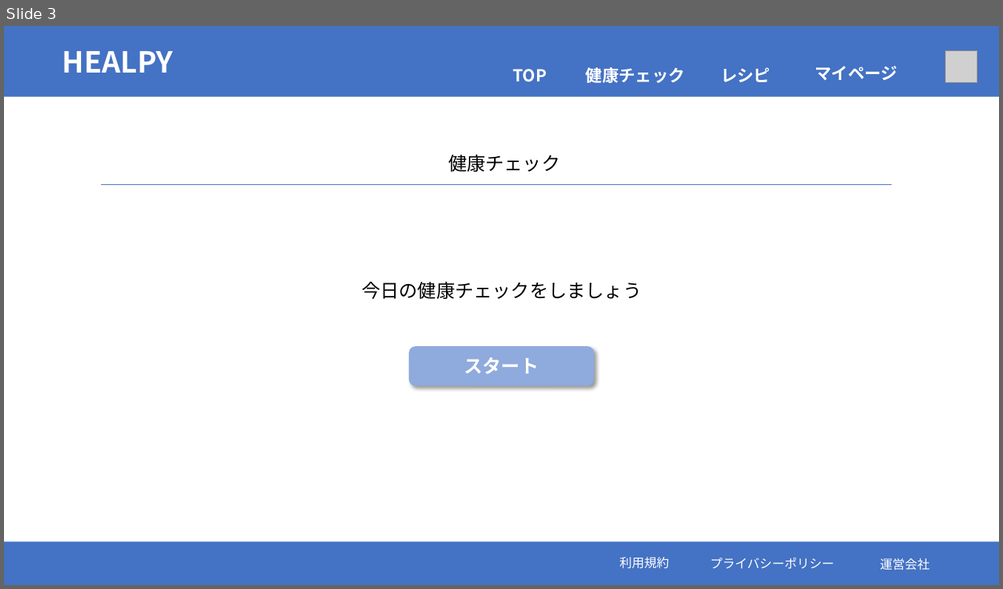
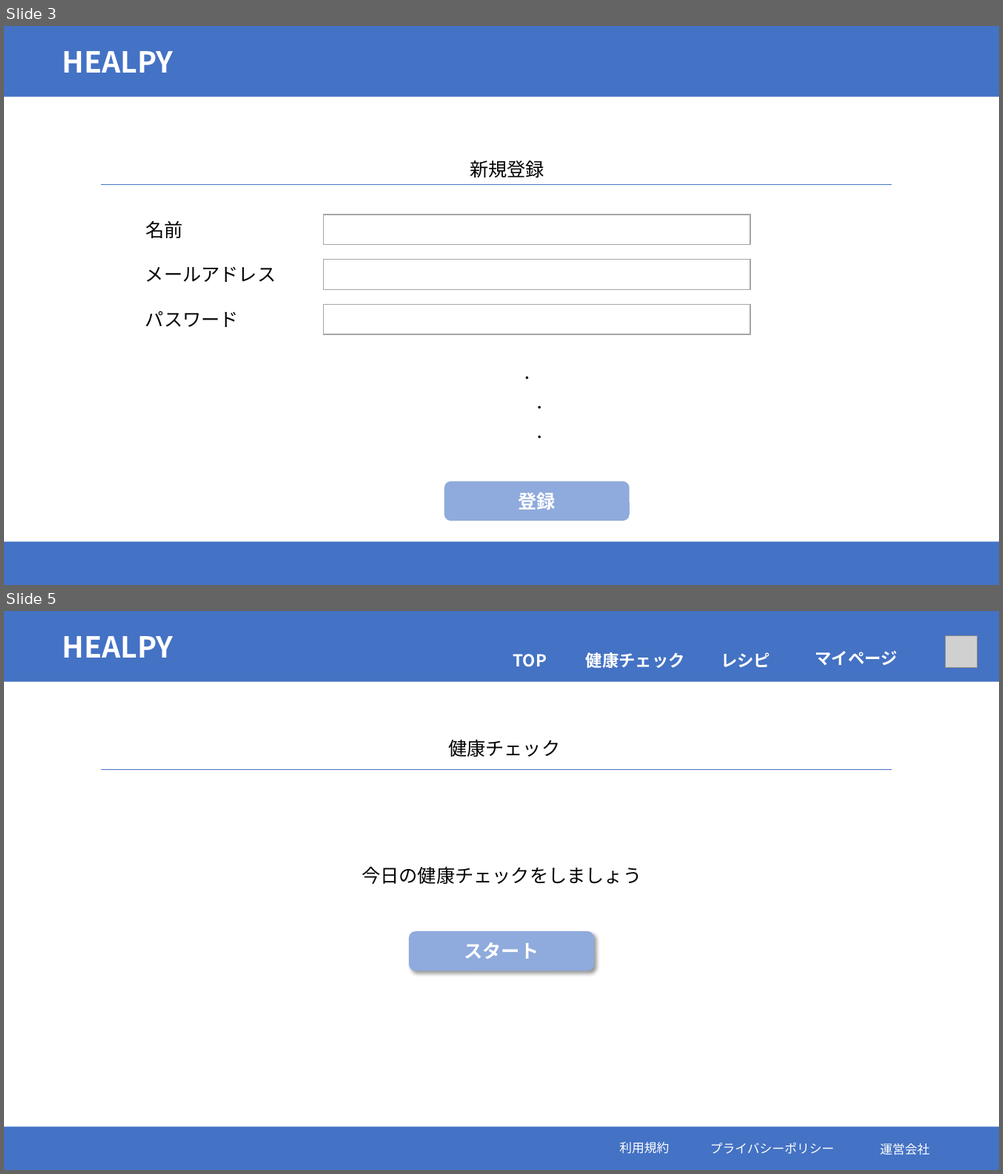
Before and after one commit to sss-sr2021/OTOME, a slide deck: 詳細設計/画面設計.pptx. Shown one above the other, each under a label of ours: slide 3 before the commit, slides 3 and 5 after it; the slides between them are not shown. The pictures are 1003x589 and 1003x1174 pixels, drawn with LibreOffice and Linux fonts; fonts in the diff are those of the drawing; grey boxes stand for pictures. Boxes give left, top, right and bottom in pixels: in the first picture for what was removed or moved away, otherwise in the second. Text is boxed around its words. In the diff, an @@ line names an element or a change of style, - is before the commit and + after.

```diff
--- a/詳細設計/画面設計.pptx
+++ b/詳細設計/画面設計.pptx
@@ slide 3 added at <box>4,26,999,585</box>, background #FFFFFF @@
@@ rectangle added at <box>4,26,999,97</box>, fill #4472C4 @@
@@ text added at <box>62,51,173,73</box>, 28 pt, text #FFFFFF, bold @@
+HEALPY
@@ text added at <box>469,160,544,178</box>, 18 pt, text #000000 @@
+新規登録
@@ line added from (101, 185) to (892, 185), #4472C4 0.5 pt @@
@@ text added at <box>145,221,182,238</box>, 18 pt, text #000000 @@
+名前
@@ rectangle added at <box>324,215,750,244</box>, fill #FFFFFF, outline #A5A5A5 1 pt @@
@@ text added at <box>145,266,276,282</box>, 18 pt, text #000000 @@
+メールアドレス
@@ rectangle added at <box>324,260,750,289</box>, fill #FFFFFF, outline #A5A5A5 1 pt @@
@@ text added at <box>145,311,239,327</box>, 18 pt, text #000000 @@
+パスワード
@@ rectangle added at <box>324,304,750,334</box>, fill #FFFFFF, outline #A5A5A5 1 pt @@
@@ text added at <box>521,377,546,439</box>, 12 pt, text #000000 @@
+・
+・
+・
@@ rounded rectangle added at <box>444,482,629,521</box>, fill #8FAADC, 18 pt, text #FFFFFF, bold @@
+登録
@@ rectangle added at <box>4,543,999,585</box>, fill #4472C4 @@
@@ what was slide 3 is now slide 5 @@
```
Also in this commit, not shown: 2 slides changed, 3 other slides added, 1 other file.
